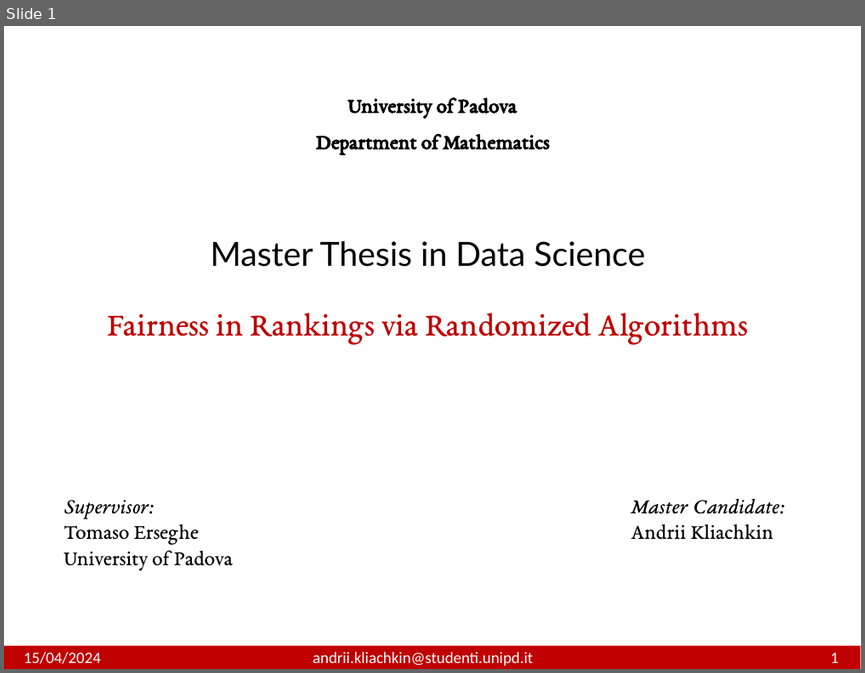
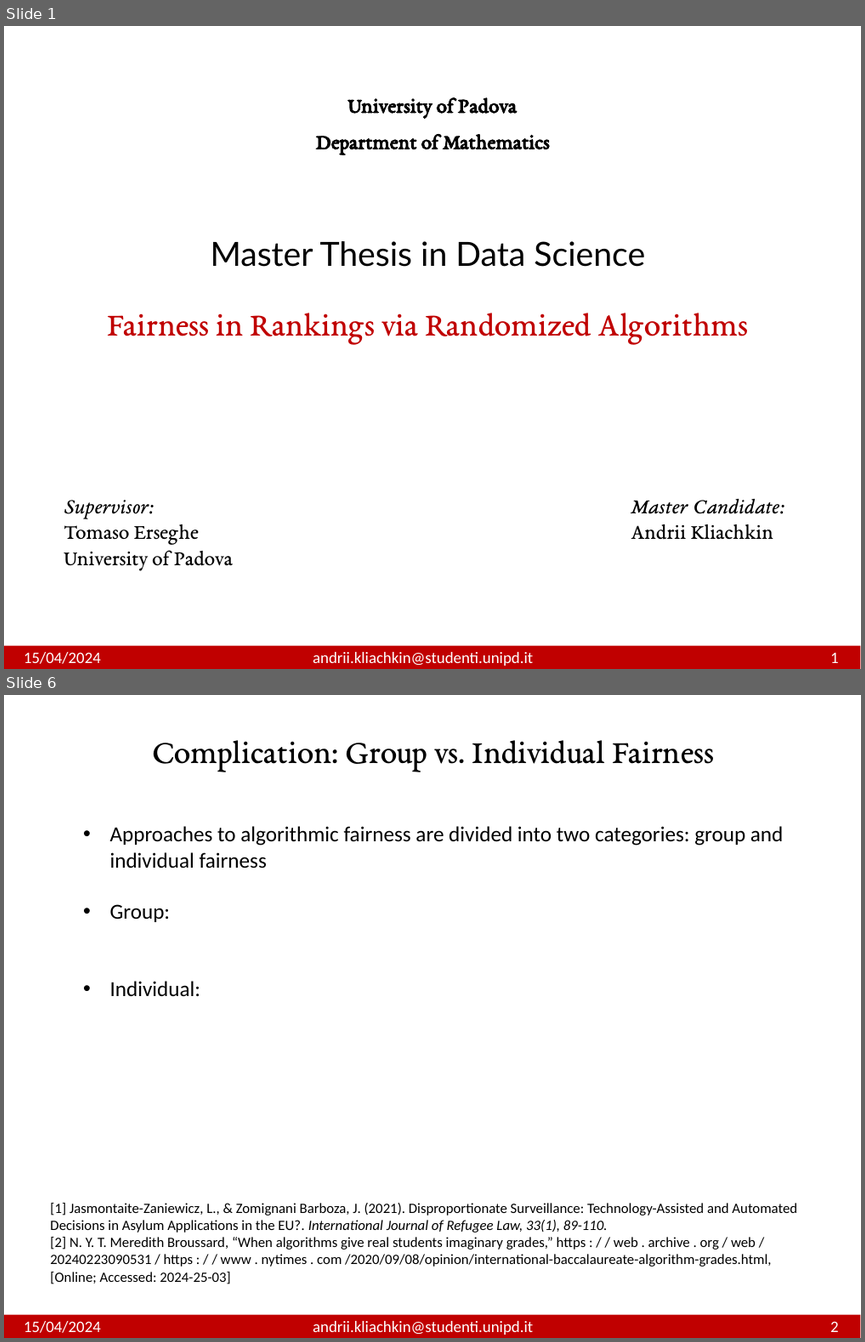
Before and after one commit to andrewklayk/unipd_thesis, a slide deck: AndriiKliachkin.pptx. Shown one above the other, each under a label of ours: slide 1 before the commit, slides 1 and 6 after it; the slides between them are not shown. The pictures are 865x673 and 865x1342 pixels, drawn with LibreOffice and Linux fonts; fonts in the diff are those of the drawing. Boxes give left, top, right and bottom in pixels: in the first picture for what was removed or moved away, otherwise in the second. Text is boxed around its words. In the diff, an @@ line names an element or a change of style, - is before the commit and + after.

```diff
--- a/AndriiKliachkin.pptx
+++ b/AndriiKliachkin.pptx
@@ slide 6 added at box(4, 695, 861, 1338), background #FFFFFF @@
@@ text added at box(152, 740, 714, 771), 28 pt, text #000000 @@
+Complication: Group vs. Individual Fairness
@@ text added at box(110, 826, 783, 996), 18 pt, text #000000 @@
+• Approaches to algorithmic fairness are divided into two categories: group and individual fairness
+• Group:
+• Individual:
@@ text added at box(50, 1202, 797, 1284), 12 pt, text #000000 @@
+[1] Jasmontaite-Zaniewicz, L., & Zomignani Barboza, J. (2021). Disproportionate Surveillance: Technology-Assisted and Automated Decisions in Asylum Applications in the EU?. International Journal of Refugee Law, 33(1), 89-110.
+[2] N. Y. T. Meredith Broussard, “When algorithms give real students imaginary grades,” https : / / web . archive . org / web / 20240223090531 / https : / / www . nytimes . com /2020/09/08/opinion/international-baccalaureate-algorithm-grades.html, [Online; Accessed: 2024-25-03]
@@ rectangle added at box(4, 1315, 861, 1338), fill #C00000 @@
@@ text added at box(24, 1321, 839, 1334), 13.5 pt, text #FFFFFF @@
+15/04/2024 andrii.kliachkin@studenti.unipd.it 2
```
Also in this commit, not shown: 2 slides changed, 28 other slides added, 24 other files.
